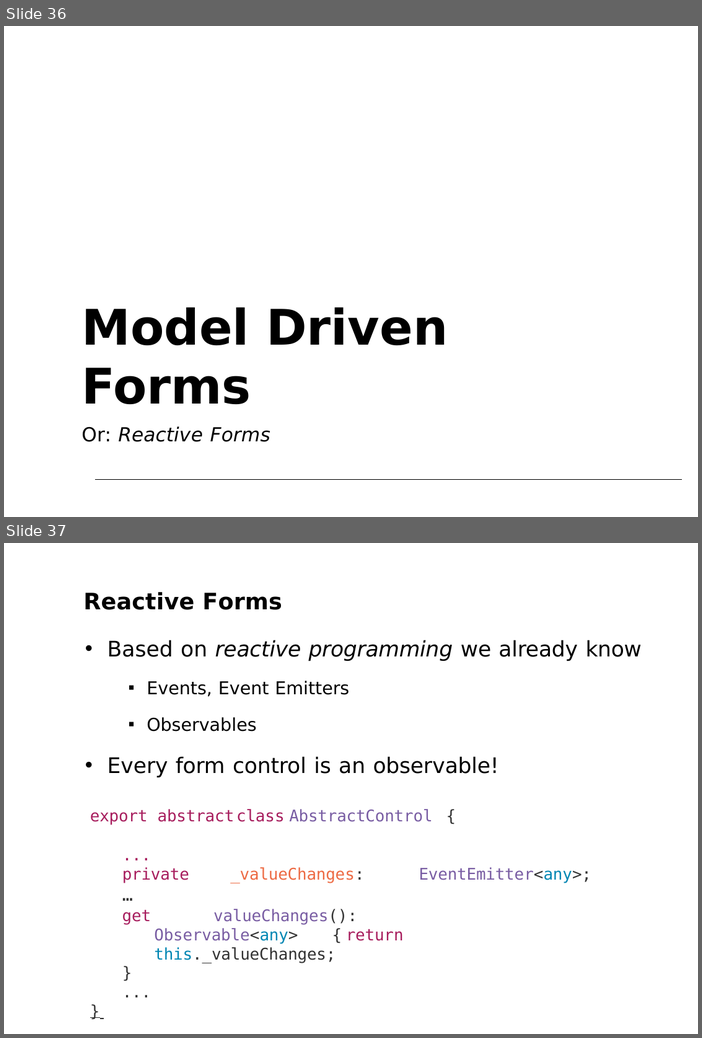
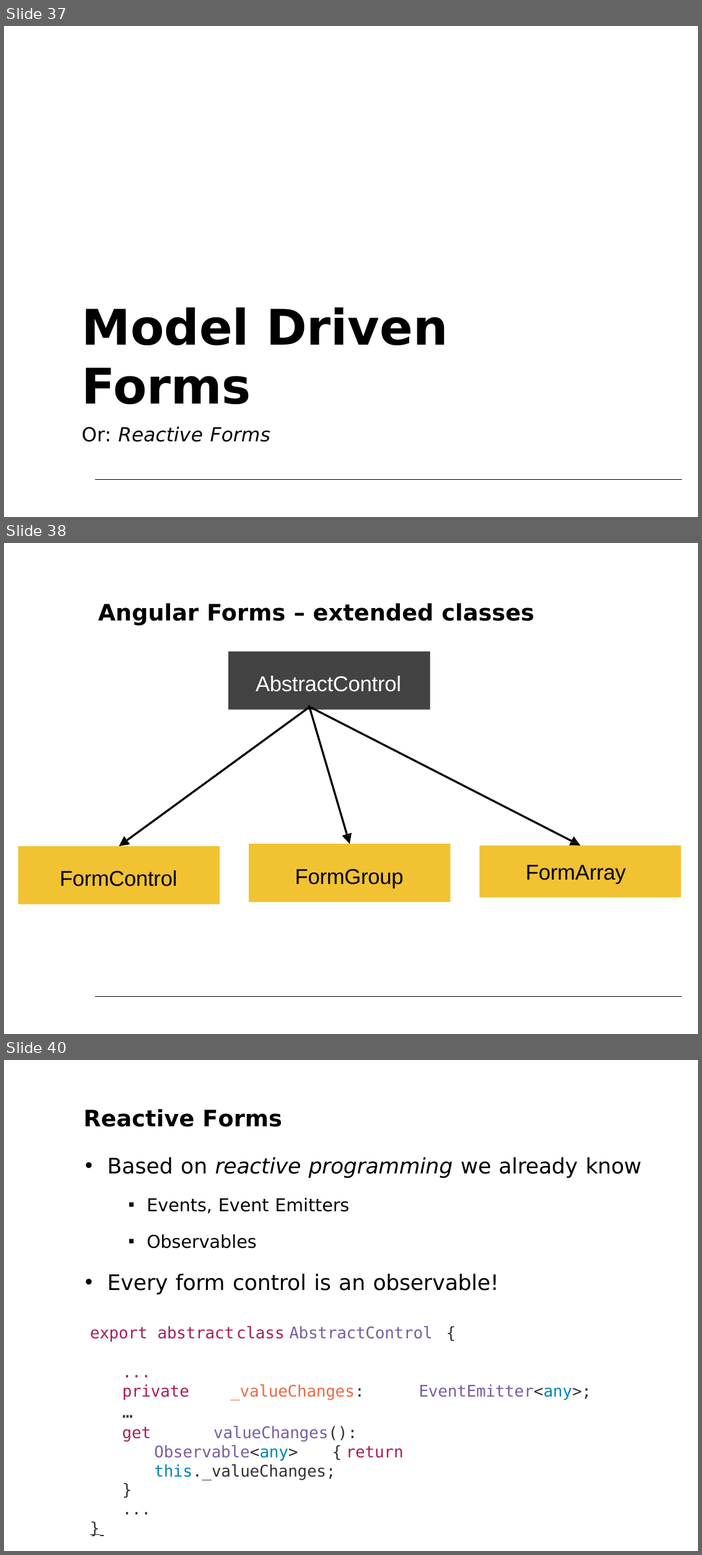
Before and after one commit to petereijgermans11/accelerator-programma, a slide deck: forms/Angular Forms.pptx. Shown one above the other, each under a label of ours: slides 36 and 37 before the commit, slides 37, 38 and 40 after it; the slides between them are not shown. The pictures are 702x1038 and 702x1555 pixels, drawn with LibreOffice and Linux fonts; fonts in the diff are those of the drawing. Boxes give left, top, right and bottom in pixels: in the first picture for what was removed or moved away, otherwise in the second. Text is boxed around its words. In the diff, an @@ line names an element or a change of style, - is before the commit and + after.

```diff
--- a/forms/Angular Forms.pptx
+++ b/forms/Angular Forms.pptx
@@ slide 38 added at <box>4,543,698,1034</box>, background #FFFFFF; not listed: 1 template element that a slide beside it also shows @@
@@ text added at <box>98,603,535,625</box>, 27.5 pt, text #000000, bold @@
+Angular Forms – extended classes
@@ freeform shape added at <box>228,651,431,710</box>, fill #434343 @@
@@ text added at <box>256,676,401,692</box>, 26 pt, text #FFFFFF @@
+AbstractControl
@@ freeform shape added at <box>119,707,310,847</box>, fill #000000 @@
@@ freeform shape added at <box>308,705,352,844</box>, fill #000000 @@
@@ freeform shape added at <box>310,707,581,846</box>, fill #000000 @@
@@ freeform shape added at <box>18,847,220,904</box>, fill #F1C232 @@
@@ freeform shape added at <box>250,844,451,903</box>, fill #F1C232 @@
@@ rectangle added at <box>480,846,682,898</box>, fill #F1C232 @@
@@ text added at <box>60,870,178,886</box>, 26 pt, text #000000 @@
+FormControl
@@ text added at <box>295,869,404,888</box>, 26 pt, text #000000 @@
+FormGroup
@@ text added at <box>526,865,626,884</box>, 26 pt, text #000000 @@
+FormArray
@@ what was slide 36 is now slide 37 @@
@@ what was slide 37 is now slide 40 @@
```
Also in this commit, not shown: 3 slides changed, 2 other slides added, 2 other files.
